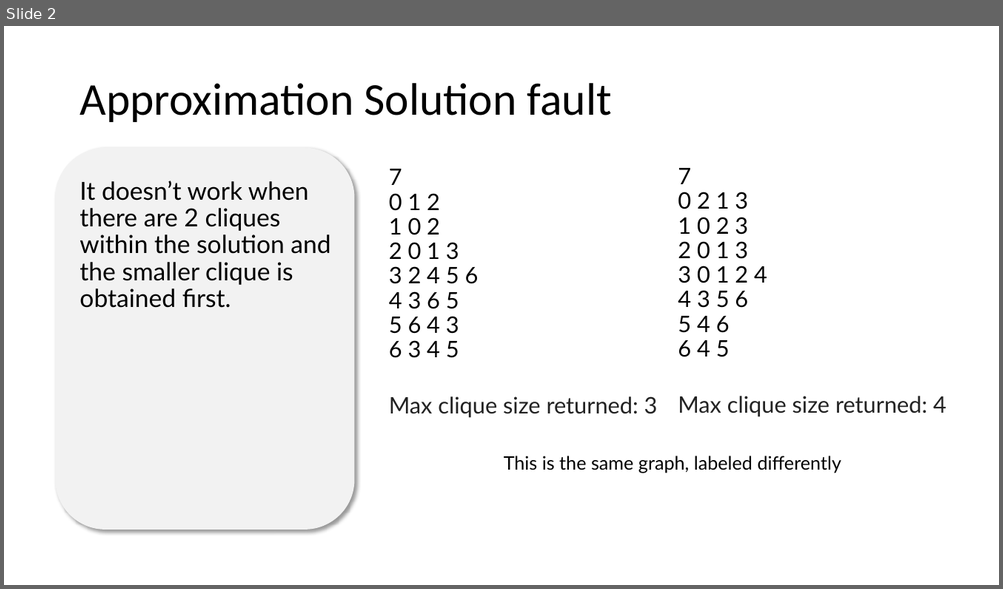
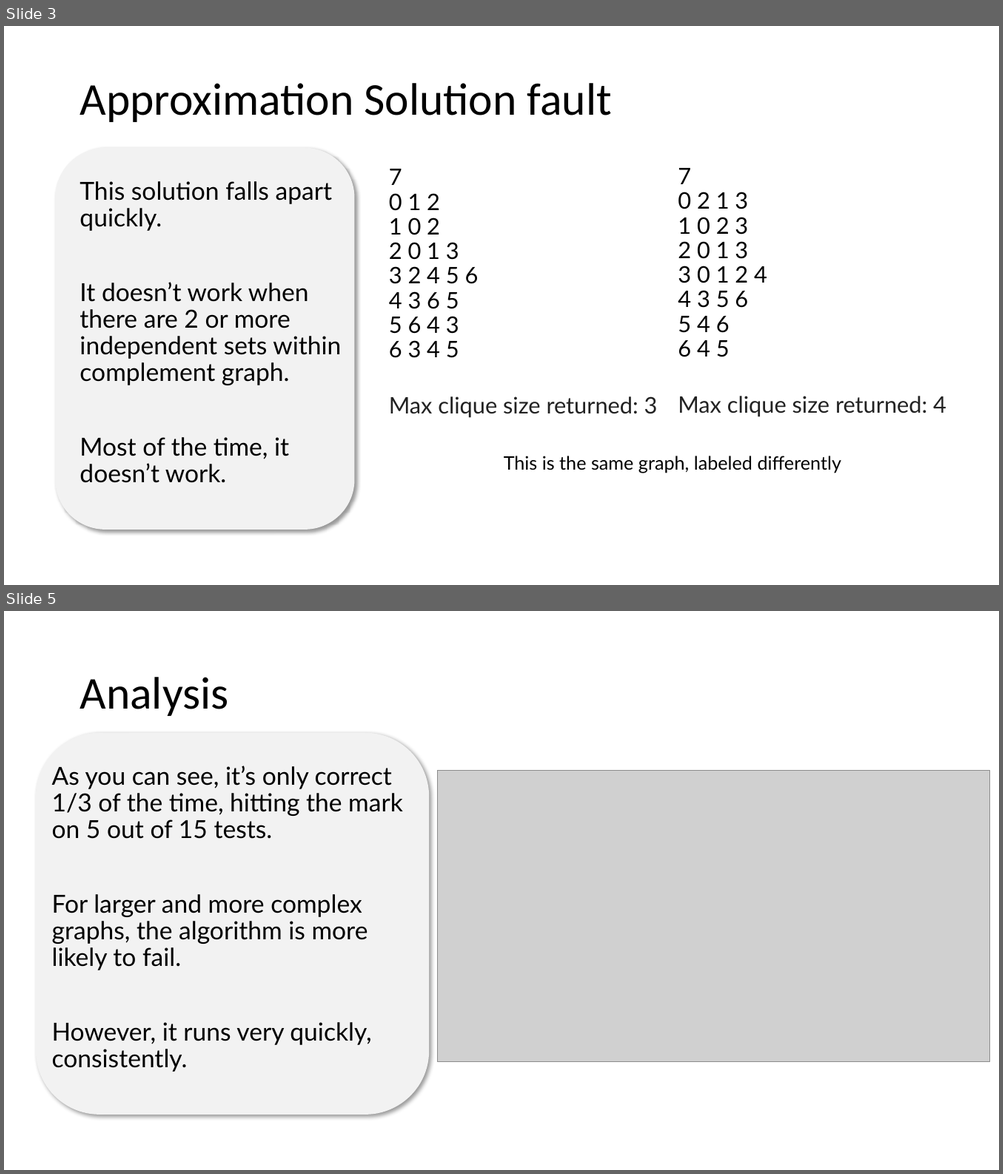
Before and after one commit to schaffsp/CS412FinalProject, a slide deck: approximation_presentation.pptx. Shown one above the other, each under a label of ours: slide 2 before the commit, slides 3 and 5 after it; the slides between them are not shown. The pictures are 1003x589 and 1003x1174 pixels, drawn with LibreOffice and Linux fonts; fonts in the diff are those of the drawing; grey boxes stand for pictures. Boxes give left, top, right and bottom in pixels: in the first picture for what was removed or moved away, otherwise in the second. Text is boxed around its words. In the diff, an @@ line names an element or a change of style, - is before the commit and + after.

```diff
--- a/approximation_presentation.pptx
+++ b/approximation_presentation.pptx
@@ slide 5 added at (4,611,999,1170), background #FFFFFF @@
@@ title added at (79,677,228,716), 44 pt, text #000000 @@
+Analysis
@@ rounded rectangle added at (36,732,430,1115), fill #F2F2F2 @@
@@ text added at (52,766,403,1072), 24 pt, text #000000 @@
+As you can see, it’s only correct 1/3 of the time, hitting the mark on 5 out of 15 tests.
+For larger and more complex graphs, the algorithm is more likely to fail.
+However, it runs very quickly, consistently.
@@ picture added at (438,771,989,1062) @@
@@ what was slide 2 is now slide 3 @@
@@ slide 3 changed as well @@
@@ text at (79,181,341,483): text changed @@
-It doesn’t work when there are 2 cliques within the solution and the smaller clique is obtained first.
+This solution falls apart quickly.
+It doesn’t work when there are 2 or more independent sets within complement graph.
+Most of the time, it doesn’t work.
```
Also in this commit, not shown: 2 other slides changed, 3 other slides added, 2 slides removed, 1 other file.
